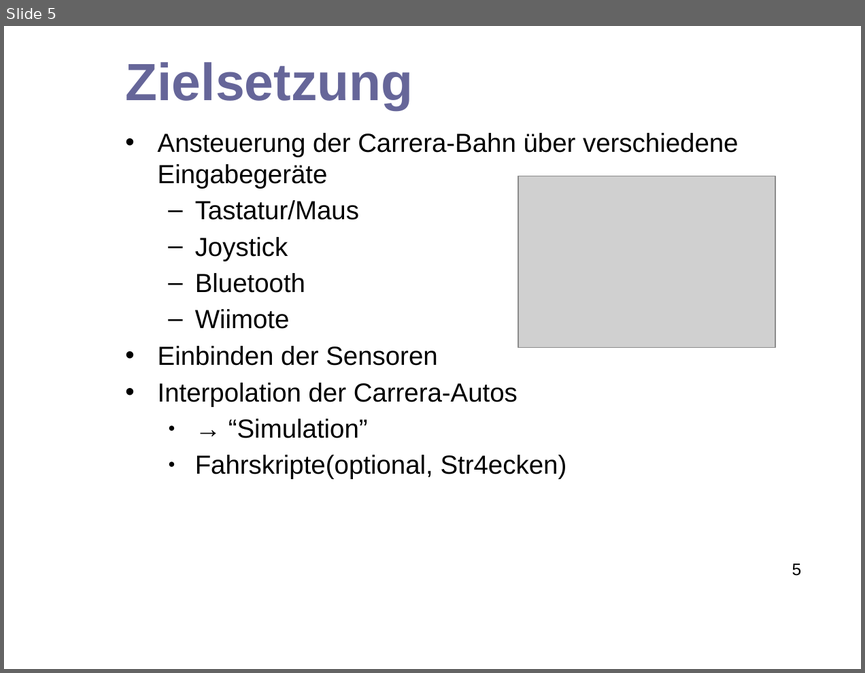
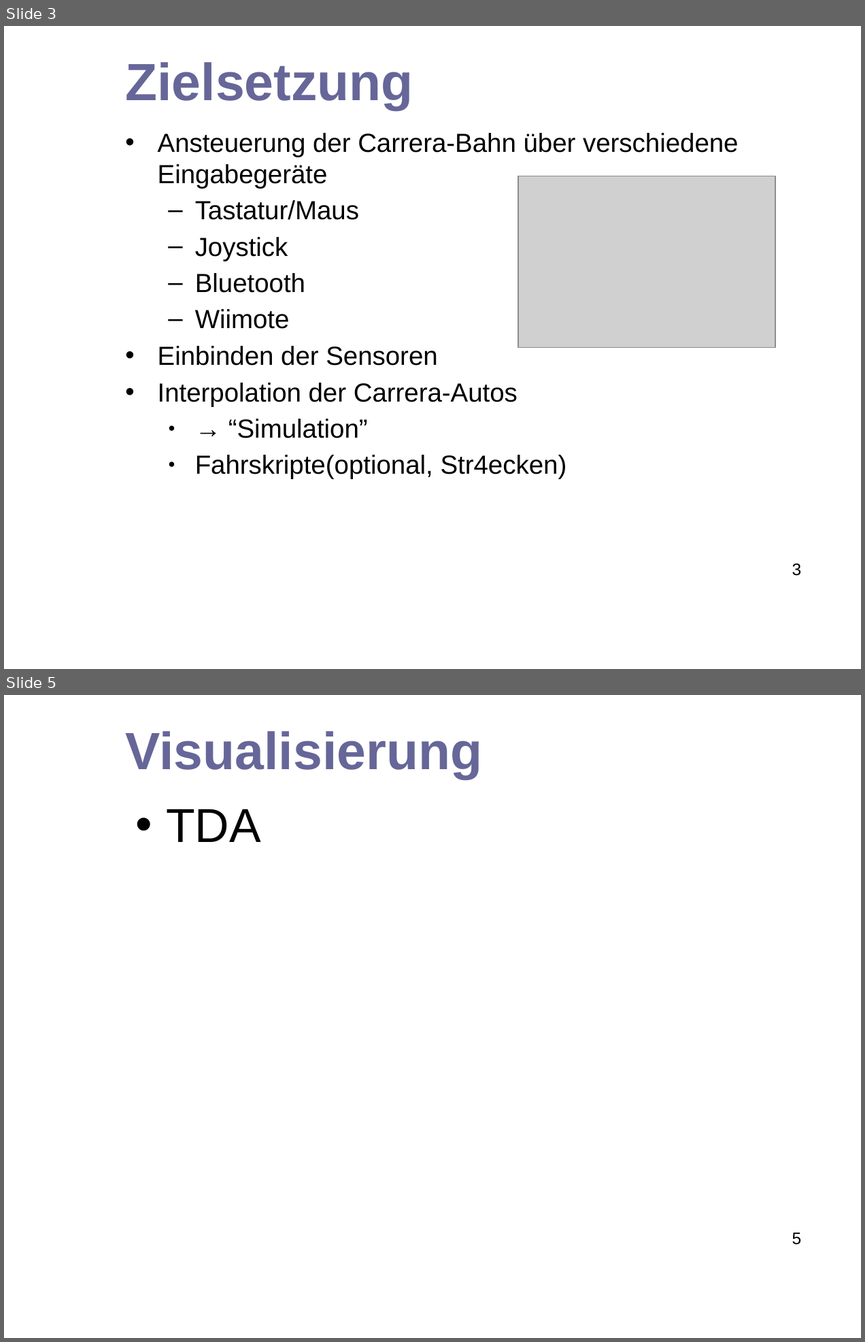
Before and after one commit to hheimbuerger/jacavi, a slide deck: docs/presentation documents/Abschlusspräsentation_JaCaVi.odp. Shown one above the other, each under a label of ours: slide 5 before the commit, slides 3 and 5 after it; the slides between them are not shown. The pictures are 865x673 and 865x1342 pixels, drawn with LibreOffice and Linux fonts; fonts in the diff are those of the drawing; grey boxes stand for pictures; background and template pictures are left out. Boxes give left, top, right and bottom in pixels: in the first picture for what was removed or moved away, otherwise in the second. Text is boxed around its words. In the diff, an @@ line names an element or a change of style, - is before the commit and + after.

```diff
--- a/docs/presentation documents/Abschlusspräsentation_JaCaVi.odp
+++ b/docs/presentation documents/Abschlusspräsentation_JaCaVi.odp
@@ slide 5 added at bbox=[4, 695, 861, 1338], background picture (left out) @@
@@ title added at bbox=[126, 731, 482, 779], 44 pt, text #666699, bold @@
+Visualisierung
@@ text added at bbox=[166, 809, 261, 842], 40 pt, text #000000 @@
+• TDA
@@ page number added at bbox=[792, 1232, 802, 1244], 14 pt, text #000000 @@
+5
@@ what was slide 5 is now slide 3 @@
@@ page number at bbox=[792, 563, 802, 575]: text changed @@
-5
+3
```
Also in this commit, not shown: 3 other slides added, 3 slides removed.
